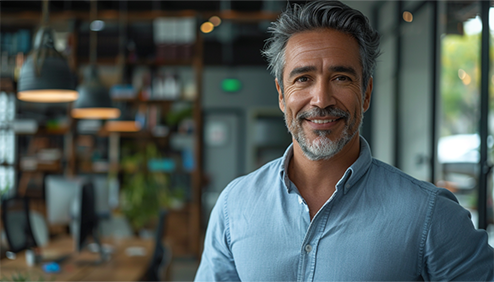
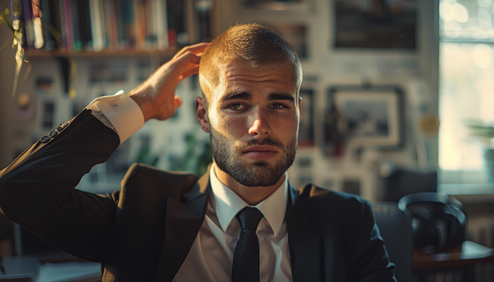
Two versions of the same layered image (w=494, h=282). Layer-by-layer changes:
added layer "Layer 5" above "Layer 4" over [0, 0, 494, 282]
added layer "Layer 4" above "Layer 3" over [0, 0, 494, 282]
added layer "Layer 3" above "Layer 2" over [0, 0, 494, 282]
added layer "Layer 2" above "Layer 1" over [0, 0, 494, 282]
added layer "Layer 1" above "kuiqingwang_walking_towards_you_facing_camera_smile_In_an_offic_74a368fc-743b-4…" over [0, 0, 494, 282]
